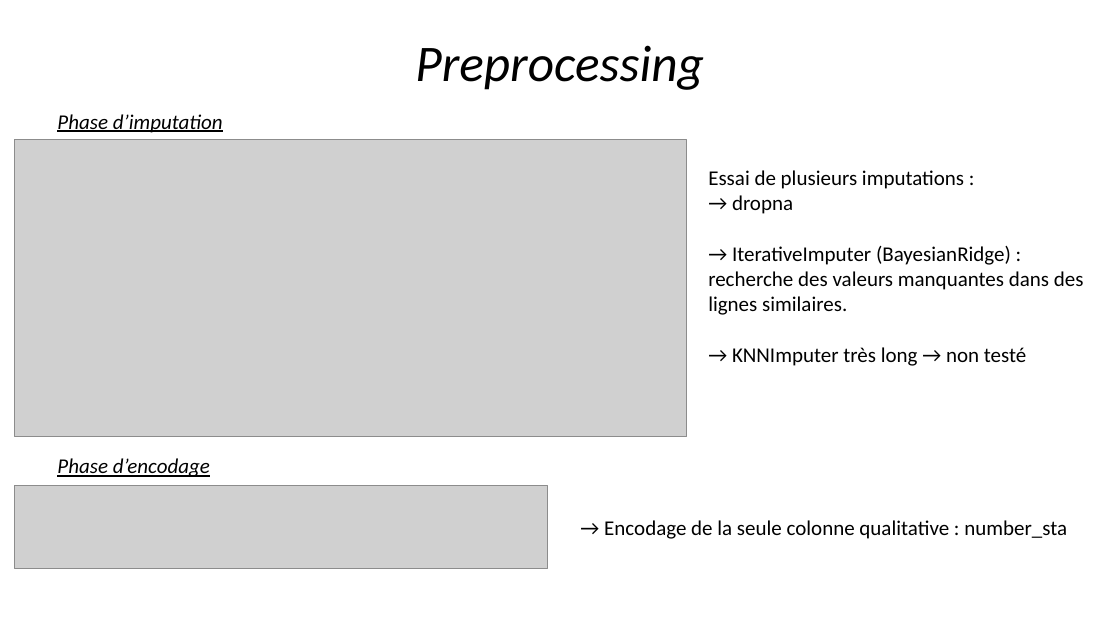
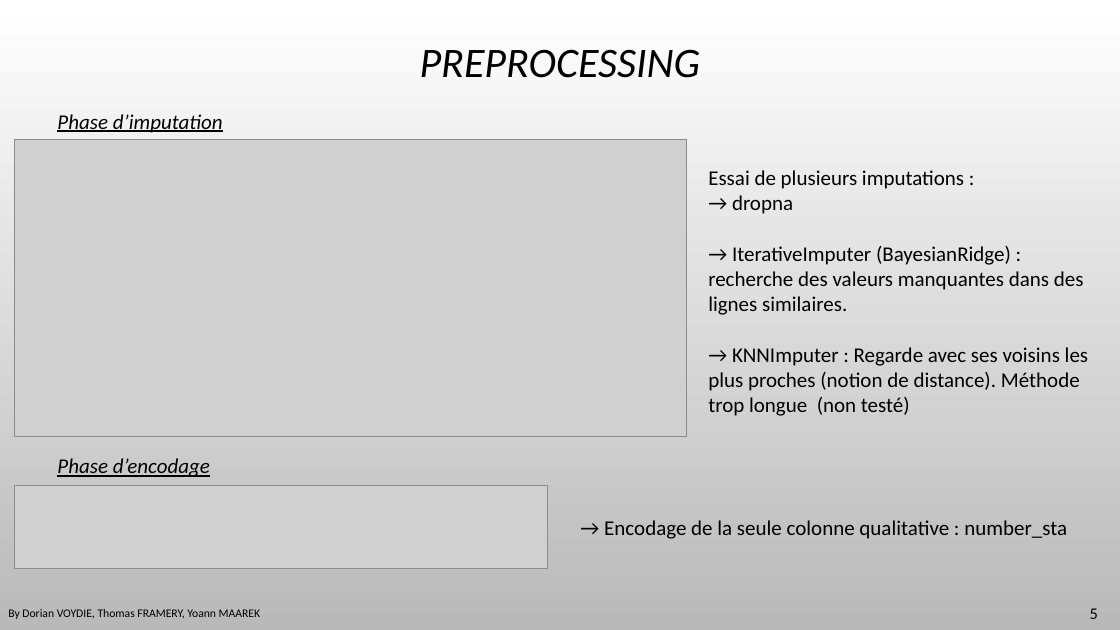
Before and after one commit to DavidBert/DEFI_IA, a slide deck: slide 5 of Presentation.pptx. Drawn at 1120x630 pixels with LibreOffice and Linux fonts; fonts in the diff are those of the drawing; grey boxes stand for pictures; background and template pictures are left out. Boxes give left, top, right and bottom in pixels: in the first picture for what was removed or moved away, otherwise in the second. Text is boxed around its words. In the diff, an @@ line names an element or a change of style, - is before the commit and + after.

```diff
--- a/Presentation.pptx
+++ b/Presentation.pptx
@@ background #FFFFFF to picture (left out) @@
@@ title at <box>420,49,701,78</box>: text changed; size 44 to 36 pt @@
-Preprocessing
+PREPROCESSING
@@ text at <box>708,246,1088,416</box>: text changed @@
-→ IterativeImputer (BayesianRidge) : recherche des valeurs manquantes dans des lignes similaires.
-→ KNNImputer très long → non testé
+→ IterativeImputer (BayesianRidge) : recherche des valeurs manquantes dans des lignes similaires.
+→ KNNImputer : Regarde avec ses voisins les plus proches (notion de distance). Méthode trop longue (non testé)
@@ text added at <box>8,609,260,619</box>, 10 pt, text #000000 @@
+By Dorian VOYDIE, Thomas FRAMERY, Yoann MAAREK
@@ page number added at <box>1090,608,1098,619</box>, 14 pt, text #000000 @@
+5
```
Also in this commit, not shown: 11 other slides changed, 4 slides added, 2 slides removed, 2 other files.
